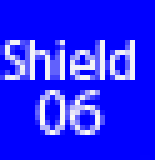
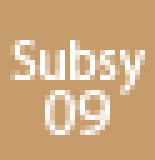
Revision of a layered 155x160 image; what changed, layer by layer:
renamed "06" to "09", painted on it over [35, 90, 110, 135]
added layer "Subsytem" above "Mine Weapon" over [10, 40, 145, 95]
renamed "Text" to "Shield", hid it over [0, 40, 135, 80]
added layer "Subsystem Background" above "Shield Background" over [0, 0, 155, 160]
hid "Layer 0" over [0, 0, 155, 160]
